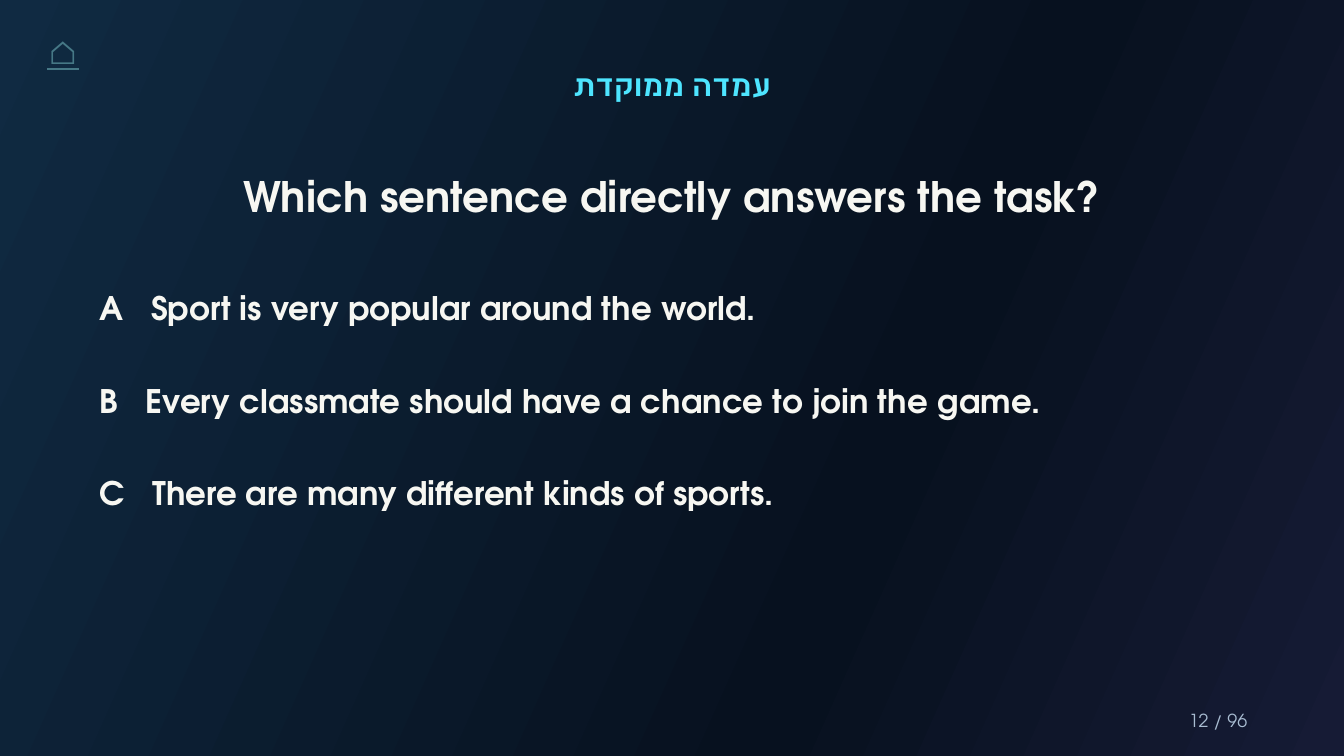
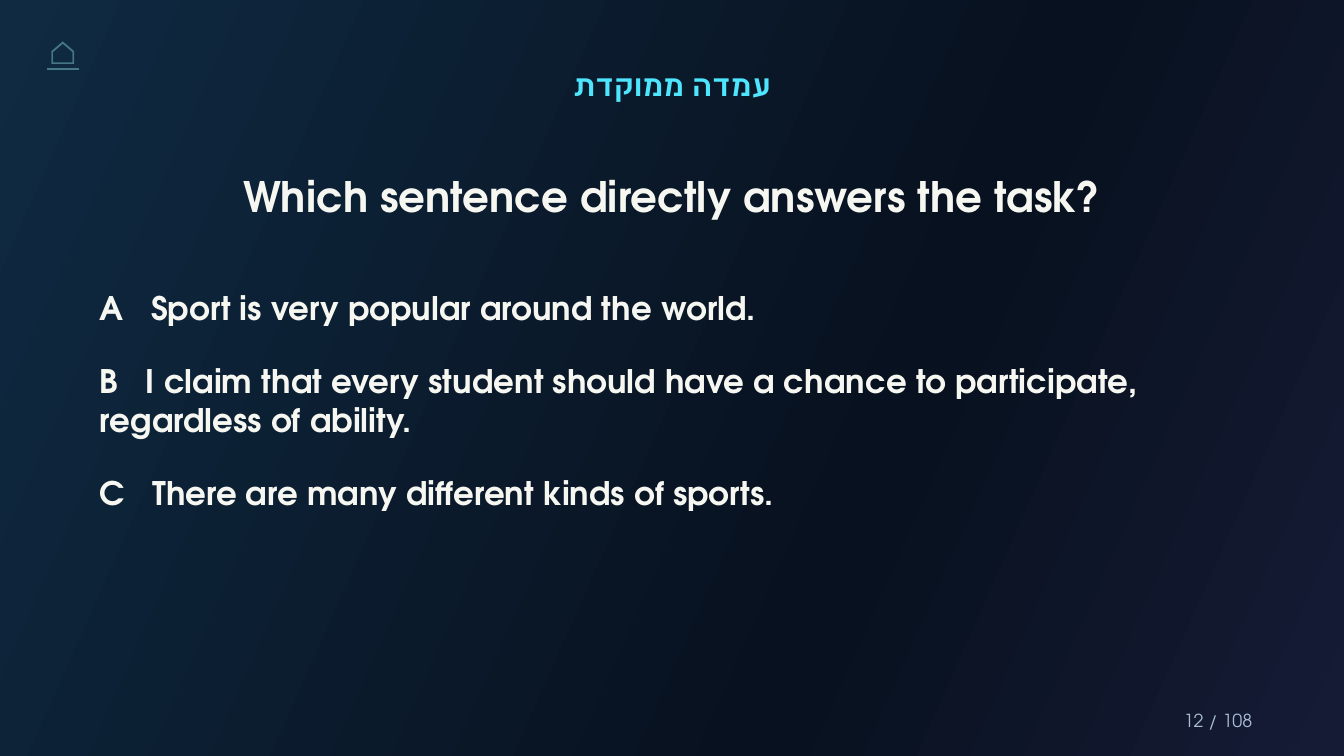
Before and after one commit to Simonh68/teachers, a slide deck: slide 12 of grade11/grammar-in-an-essay/files/grammar-in-an-essay.pptx. Drawn at 1344x756 pixels with LibreOffice and Linux fonts; fonts in the diff are those of the drawing. Boxes give left, top, right and bottom in pixels: in the first picture for what was removed or moved away, otherwise in the second. Text is boxed around its words. In the diff, an @@ line names an element or a change of style, - is before the commit and + after.

```diff
--- a/grade11/grammar-in-an-essay/files/grammar-in-an-essay.pptx
+++ b/grade11/grammar-in-an-essay/files/grammar-in-an-essay.pptx
@@ text at [100,368,1137,439]: text changed @@
-B Every classmate should have a chance to join the game.
+B I claim that every student should have a chance to participate, regardless of ability.
@@ text at [1184,713,1253,727]: text changed @@
-12 / 96
+12 / 108
```
Also in this commit, not shown: 79 other slides changed, 28 slides added, 16 slides removed, 7 other files.
